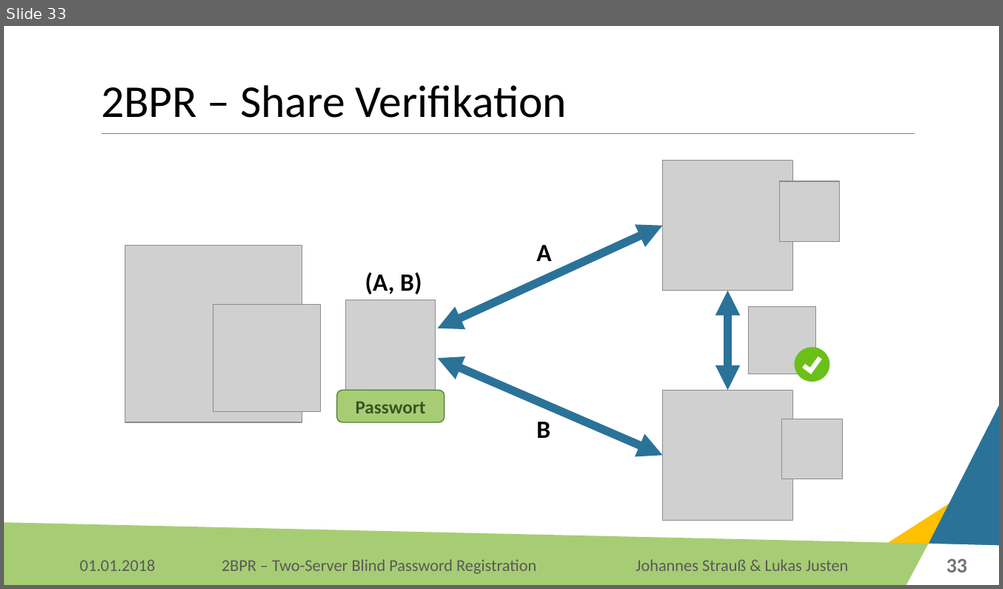
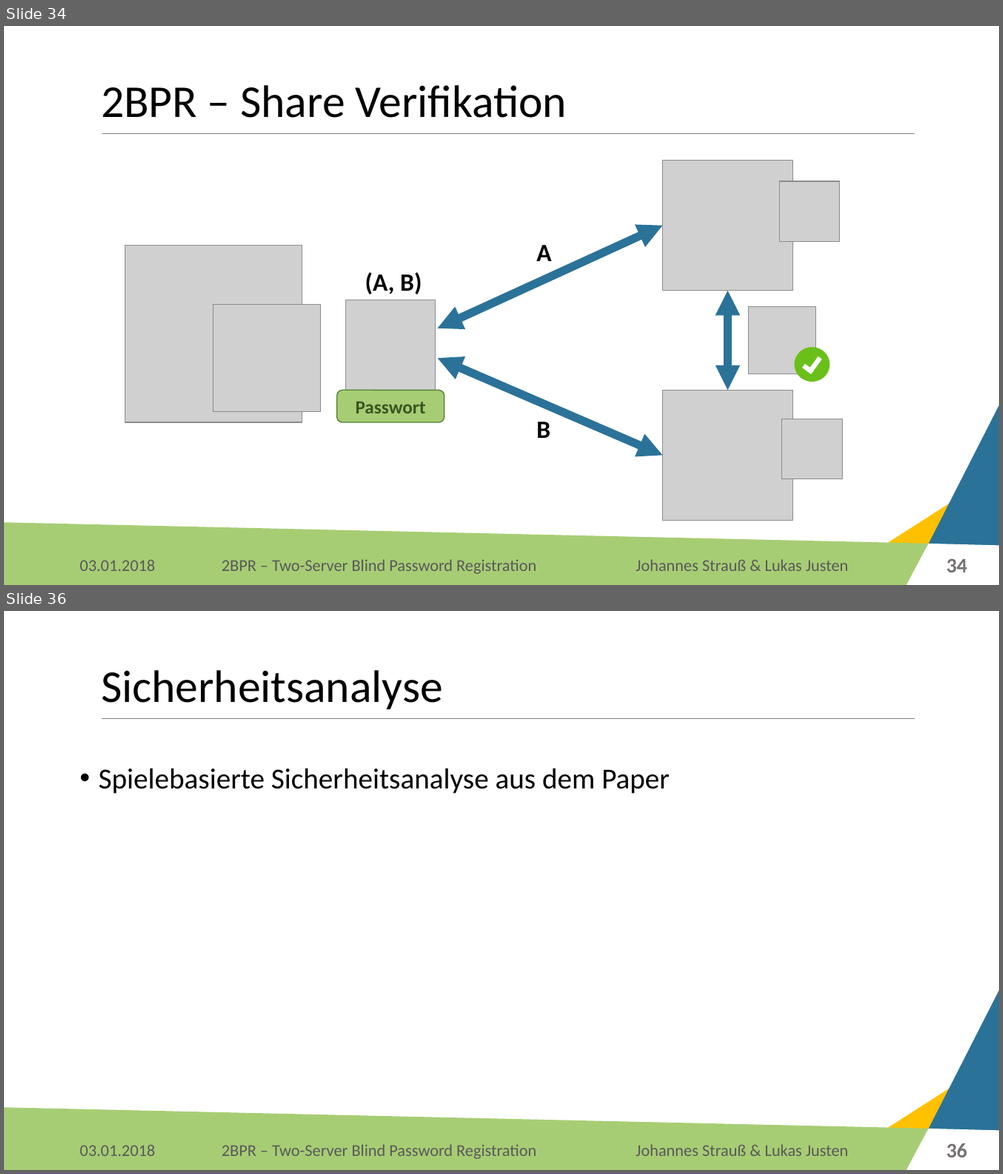
Before and after one commit to Lukas-Justen/IT-Security-2BPR, a slide deck: 2BPR.pptx. Shown one above the other, each under a label of ours: slide 33 before the commit, slides 34 and 36 after it; the slides between them are not shown. The pictures are 1003x589 and 1003x1174 pixels, drawn with LibreOffice and Linux fonts; fonts in the diff are those of the drawing; grey boxes stand for pictures; background and template pictures are left out. Boxes give left, top, right and bottom in pixels: in the first picture for what was removed or moved away, otherwise in the second. Text is boxed around its words. In the diff, an @@ line names an element or a change of style, - is before the commit and + after.

```diff
--- a/2BPR.pptx
+++ b/2BPR.pptx
@@ slide 36 added at (4,611,999,1170), background #FFFFFF; not listed: 6 template elements that a slide beside it also shows @@
@@ title added at (101,670,443,709), 44 pt, text #000000 @@
+Sicherheitsanalyse
@@ text added at (99,768,669,794), 28 pt, text #000000 @@
+• Spielebasierte Sicherheitsanalyse aus dem Paper
@@ text added at (79,1145,155,1156), 16 pt, text #595959 @@
+03.01.2018
@@ text added at (635,1145,848,1156), 16 pt, text #595959 @@
+Johannes Strauß & Lukas Justen
@@ page number added at (946,1144,967,1158), 20 pt, text #767171, bold @@
+36
@@ what was slide 33 is now slide 34 @@
@@ slide 34 changed as well @@
@@ text at (79,560,155,571): text changed @@
-01.01.2018
+03.01.2018
@@ page number at (946,559,967,573): text changed @@
-33
+34
```
Also in this commit, not shown: 35 other slides changed, 6 other slides added, 1 other file.
